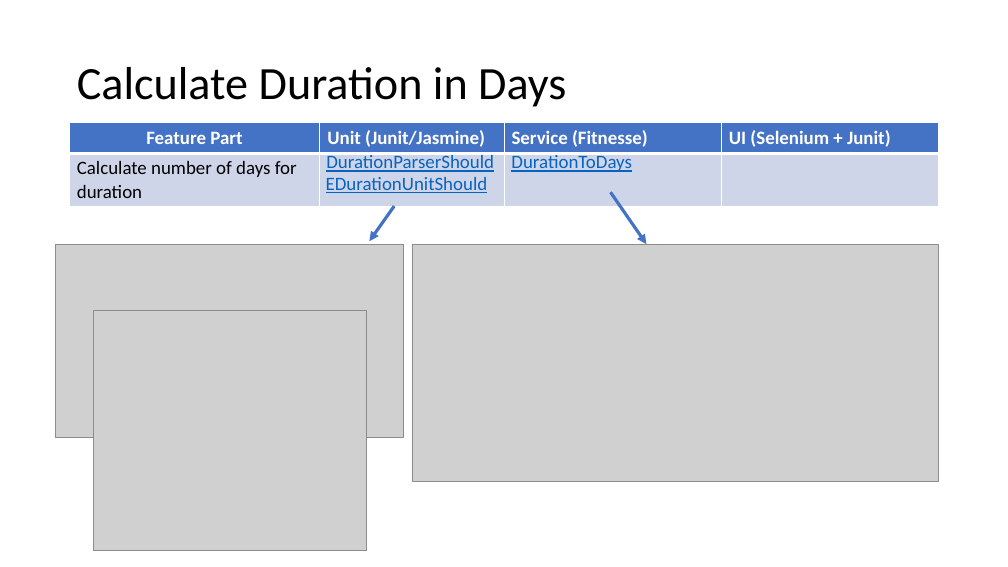
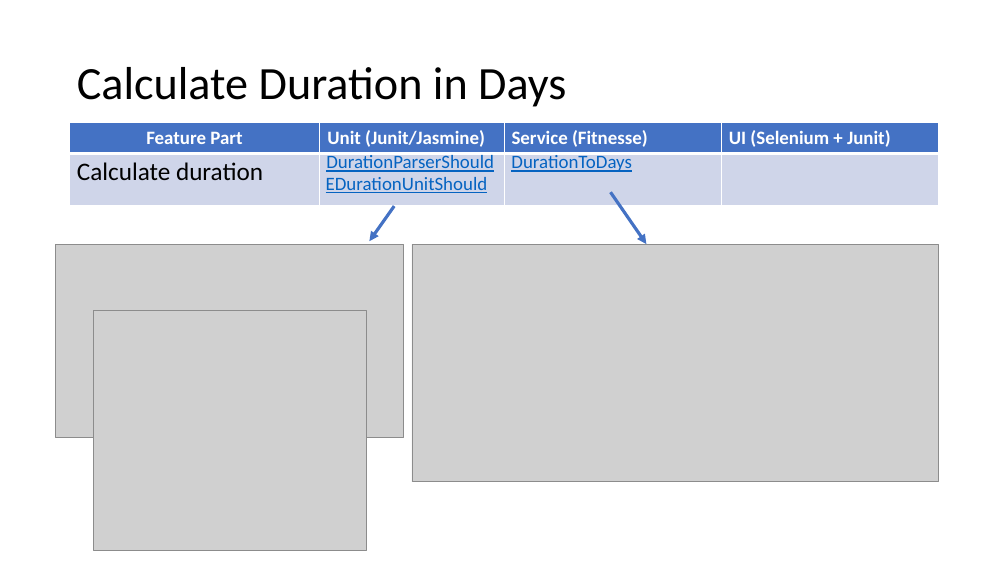
Before and after one commit to weaverj/testpyramidexample, a slide deck: slide 10 of Test Pyramid Presentation.pptx. Drawn at 1008x567 pixels with LibreOffice and Linux fonts; fonts in the diff are those of the drawing; grey boxes stand for pictures; background and template pictures are left out. Boxes give left, top, right and bottom in pixels: in the first picture for what was removed or moved away, otherwise in the second. Text is boxed around its words. In the diff, an @@ line names an element or a change of style, - is before the commit and + after.

```diff
--- a/Test Pyramid Presentation.pptx
+++ b/Test Pyramid Presentation.pptx
@@ table at box(70, 123, 940, 205) @@
-row 2, column 1: Calculate number of days for duration
+row 2, column 1: Calculate duration
```
Also in this commit, not shown: 9 other slides changed.
